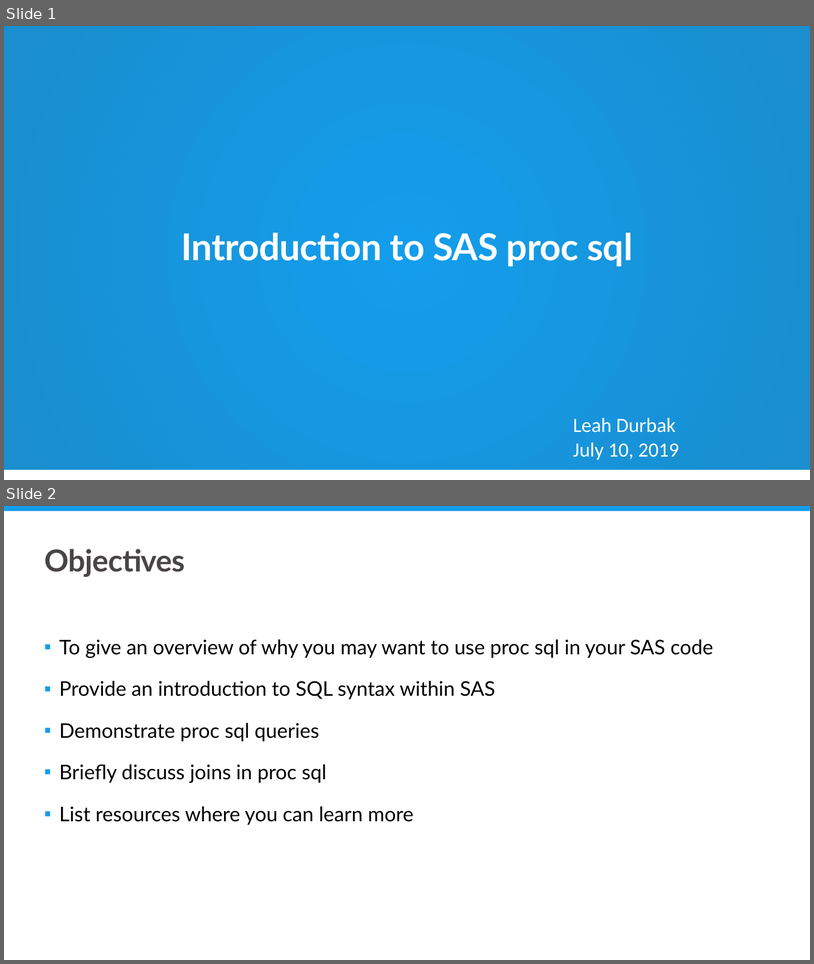
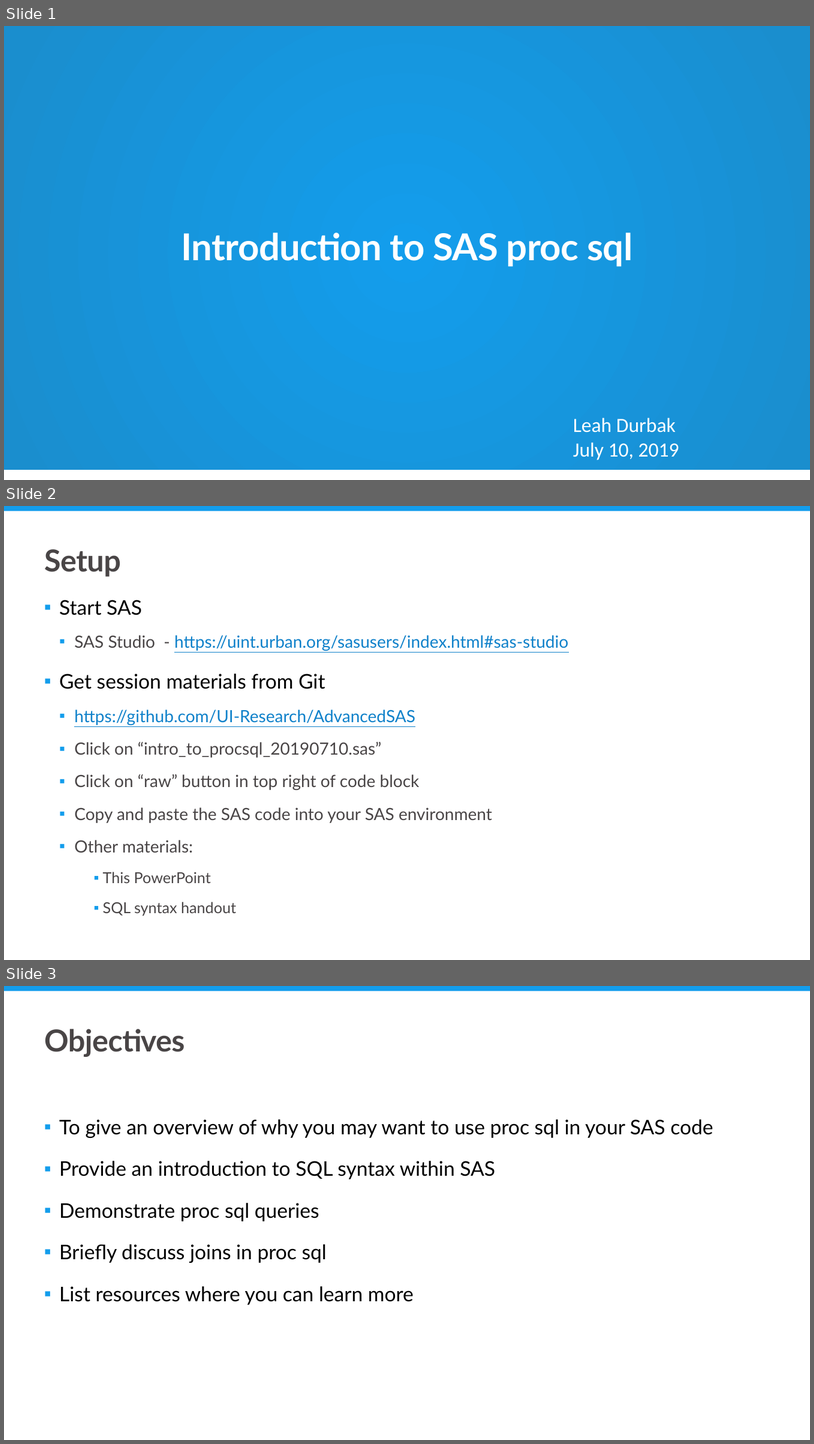
Before and after one commit to UI-Research/AdvancedSAS, a slide deck: SAS Proc SQL Brownbag v20190703.pptx. Shown one above the other, each under a label of ours: slides 1 and 2 before the commit, slides 1, 2 and 3 after it. The pictures are 814x964 and 814x1444 pixels, drawn with LibreOffice and Linux fonts; fonts in the diff are those of the drawing; background and template pictures are left out. Boxes give left, top, right and bottom in pixels: in the first picture for what was removed or moved away, otherwise in the second. Text is boxed around its words. In the diff, an @@ line names an element or a change of style, - is before the commit and + after.

Commit message:
added setup slide

```diff
--- a/SAS Proc SQL Brownbag v20190703.pptx
+++ b/SAS Proc SQL Brownbag v20190703.pptx
@@ slide 2 added at <box>4,506,810,960</box>, background #FFFFFF; not listed: 1 template element that a slide beside it also shows @@
@@ title added at <box>44,549,121,576</box>, 36 pt, text #494546, bold @@
+Setup
@@ text added at <box>59,600,569,916</box>, 20 pt, text #494546 @@
+▪ Start SAS
+  ▪ SAS Studio - https://uint.urban.org/sasusers/index.html#sas-studio
+▪ Get session materials from Git
+  ▪ https://github.com/UI-Research/AdvancedSAS
+  ▪ Click on “intro_to_procsql_20190710.sas”
+  ▪ Click on “raw” button in top right of code block
+  ▪ Copy and paste the SAS code into your SAS environment
+  ▪ Other materials:
+    ▪ This PowerPoint
+    ▪ SQL syntax handout
@@ what was slide 2 is now slide 3 @@
```
Also in this commit, not shown: 1 slide changed.
